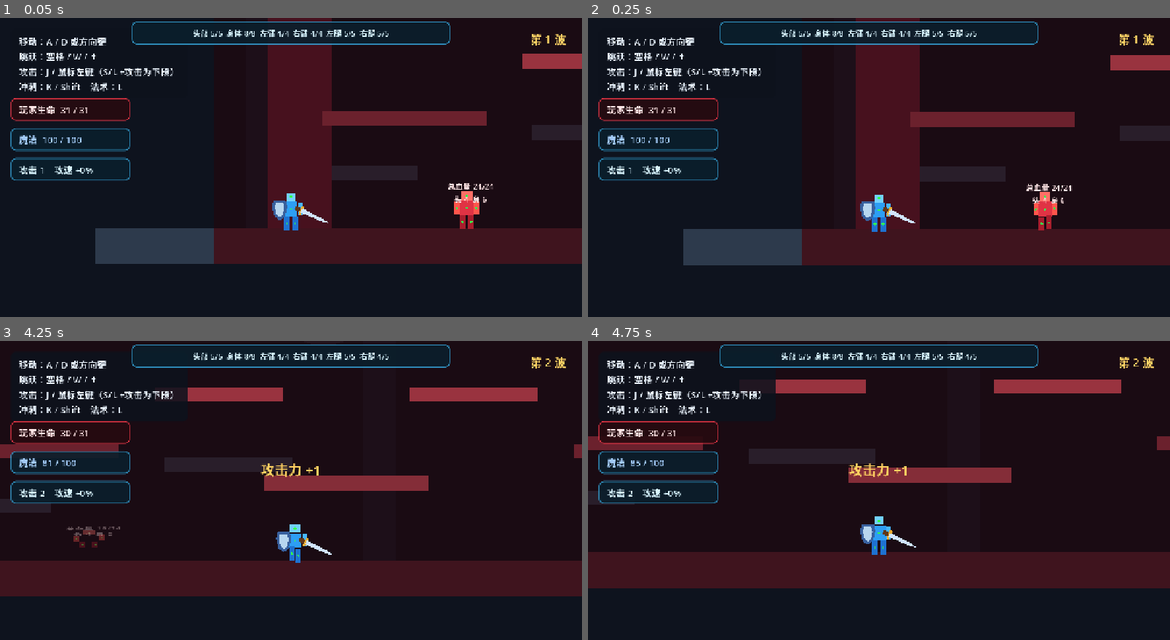
Above: before the commit, frames 1-4 (two rows, left to right).
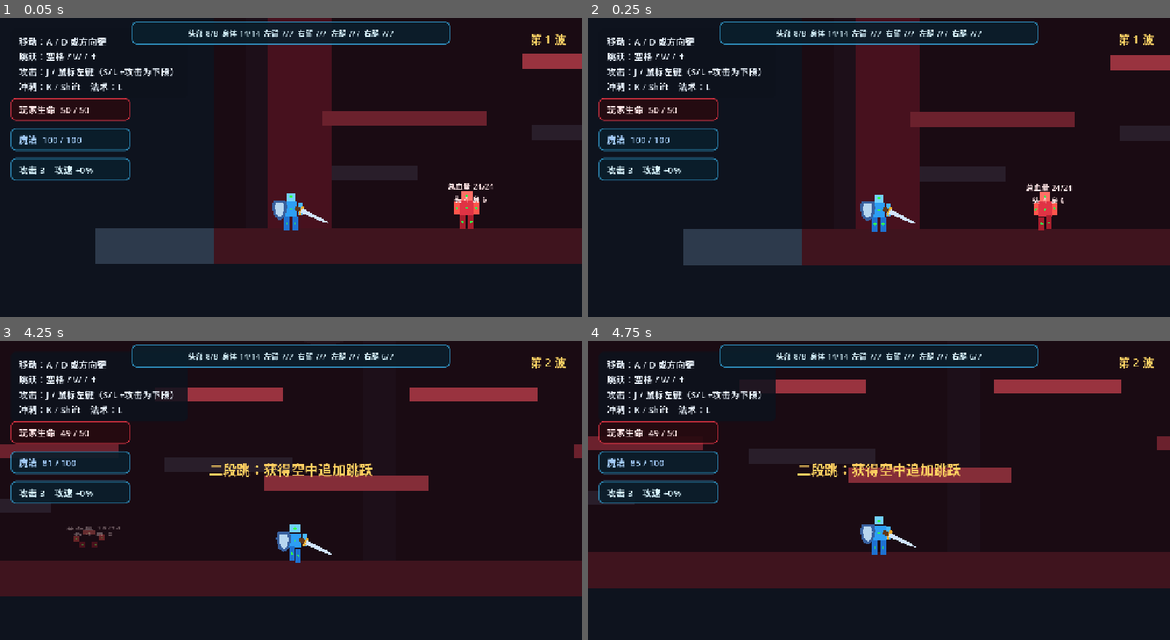
Above: after the commit, the same moments.

Repository: gaoyiyankami/holidaygame
Game: Godot game, scene res://tests/combat_smoke_test.tscn
Same seed, same stepped clock (60 frames per second), same inputs: the game is played once before the commit and once after it. This scene is started directly instead of the project's main scene.
Inputs:
- Up to frame 1 (0.05 s): no input
- Up to frame 2 (0.25 s): no input
- Up to frame 3 (4.25 s): hold D (move_right) 0.53-2.03 s; tap J (attack) at 0.6, 3.05, 3.6 s; tap Space (jump) at 0.77, 1.07, 1.52, 1.82, 2.3, 2.85, 3.02, 3.32, 3.77, 4.07 s; tap K (dash) at 0.8, 1.35, 3.8 s; tap L (spell) at 1.55, 2.1 s; hold A (move_left) 2.03-2.78 s; hold D (move_right) from 2.78 s (still down)
- Up to frame 4 (4.75 s): release D (move_right) at 4.28 s; hold A (move_left) from 4.28 s (still down); tap K (dash) at 4.35 s; tap Space (jump) at 4.52 s; tap L (spell) at 4.55 s

The runs differ from the first frame. In frame 1, 0.6% of the frame differs, in the area x 6-68%, y 3-53%; in frame 2, 0.6%; in frame 3, 1.3%, in the area x 7-68%, y 3-53%; in frame 4, 1.3%.

Commit message:
Rebalance base stats and add random upgrade choices

Diff:
--- a/scenes/main/main.tscn
+++ b/scenes/main/main.tscn
@@ -295,7 +295,7 @@
 theme_override_styles/panel = SubResource("StyleBox_health")
 
 [node name="HealthLabel" type="Label" parent="UI/HealthPanel"]
-text = "玩家生命  5 / 5"
+text = "玩家生命  50 / 50"
 theme_override_colors/font_color = Color(1, 0.9, 0.9, 1)
 theme_override_font_sizes/font_size = 20
 
@@ -307,7 +307,7 @@
 theme_override_styles/panel = SubResource("StyleBox_stats")
 
 [node name="StatsLabel" type="Label" parent="UI/StatsPanel"]
-text = "攻击 1    攻速 +0%"
+text = "攻击 3    攻速 +0%"
 theme_override_colors/font_color = Color(0.85, 0.96, 1, 1)
 theme_override_font_sizes/font_size = 20
 
@@ -331,7 +331,7 @@
 theme_override_styles/panel = SubResource("StyleBox_stats")
 
 [node name="BodyPartsLabel" type="Label" parent="UI/BodyPartsPanel"]
-text = "头部 5/5  身体 8/8  左臂 4/4  右臂 4/4  左腿 5/5  右腿 5/5"
+text = "头部 8/8  身体 14/14  左臂 7/7  右臂 7/7  左腿 7/7  右腿 7/7"
 horizontal_alignment = 1
 theme_override_colors/font_color = Color(0.85, 0.96, 1, 1)
 theme_override_font_sizes/font_size = 17
@@ -503,9 +503,7 @@
 size_flags_horizontal = 3
 text = "攻击力
 
-+1 伤害
-
-第三段同样增强"
++1 伤害"
 theme_override_font_sizes/font_size = 22
 
 [node name="SpeedButton" type="Button" parent="UI/UpgradePanel/Margin/VBox/Choices"]
@@ -514,18 +512,14 @@
 size_flags_horizontal = 3
 text = "攻击速度
 
-+15% 攻速
-
-连招更加流畅"
++20% 攻速"
 theme_override_font_sizes/font_size = 22
 
 [node name="HealthButton" type="Button" parent="UI/UpgradePanel/Margin/VBox/Choices"]
 custom_minimum_size = Vector2(230, 210)
 layout_mode = 2
 size_flags_horizontal = 3
-text = "生命上限
-
-+2 最大生命
-
-同时回复 2 点"
+text = "随机强化
+
+每次显示三项"
 theme_override_font_sizes/font_size = 22
--- a/scripts/main/main.gd
+++ b/scripts/main/main.gd
@@ -35,6 +35,19 @@
 var _pvp_kills: Dictionary = {}
 var _pvp_round_ending: bool = false
 var _multiplayer_map: String = MAP_ARENA
+var _offered_upgrades: Array[String] = []
+const UPGRADE_POOL := [
+	{"id": "attack", "title": "攻击力", "detail": "+1 伤害"},
+	{"id": "attack_speed", "title": "攻击速度", "detail": "+20% 攻速"},
+	{"id": "move_speed", "title": "移动速度", "detail": "+30% 移速"},
+	{"id": "double_jump", "title": "二段跳", "detail": "获得空中追加跳跃"},
+	{"id": "attack_range", "title": "攻击范围", "detail": "+20% 剑击范围"},
+	{"id": "part_health", "title": "肢体强化", "detail": "每个部位生命 +2"},
+	{"id": "magic_damage", "title": "魔法强化", "detail": "法术伤害 +1"},
+	{"id": "max_mana", "title": "魔力扩容", "detail": "魔法上限 +20"},
+	{"id": "mana_regen", "title": "魔力循环", "detail": "回魔速度 +25%"},
+	{"id": "dash_cooldown", "title": "疾风步", "detail": "冲刺冷却 -15%"},
+]
 
 @onready var _player: Player = $Player
 @onready var _enemy_spawn: Marker2D = $EnemySpawn
@@ -69,9 +82,9 @@
 	_player.stats_changed.connect(_on_player_stats_changed)
 	_player.died.connect(_on_player_died)
 	_player.pvp_defeated.connect(_on_pvp_player_defeated)
-	_attack_button.pressed.connect(_choose_attack_upgrade)
-	_speed_button.pressed.connect(_choose_speed_upgrade)
-	_health_button.pressed.connect(_choose_health_upgrade)
+	_attack_button.pressed.connect(_choose_upgrade.bind(0))
+	_speed_button.pressed.connect(_choose_upgrade.bind(1))
+	_health_button.pressed.connect(_choose_upgrade.bind(2))
 	_single_button.pressed.connect(_start_single_player)
 	_multi_button.pressed.connect(_show_multiplayer_menu)
 	_back_button.pressed.connect(_show_start_menu)
@@ -326,7 +339,7 @@
 			return
 		damage = attacker.get_network_melee_damage()
 	else:
-		damage = 2
+		damage = attacker.get_spell_damage()
 	var allowed_distance := 950.0 if damage_kind == "spell" else 190.0
 	if attacker.global_position.distance_to(victim.global_position) > allowed_distance:
 		return
@@ -407,22 +420,32 @@
 	_status_label.text = "第 %d 波完成！选择一项强化" % _wave
 	_status_label.visible = true
 	_upgrade_panel.visible = true
+	_roll_upgrade_choices()
 	_attack_button.grab_focus()
 
 
-func _choose_attack_upgrade() -> void:
-	_player.apply_attack_upgrade()
-	_finish_upgrade("攻击力 +1")
-
-
-func _choose_speed_upgrade() -> void:
-	_player.apply_attack_speed_upgrade()
-	_finish_upgrade("攻击速度 +15%")
-
-
-func _choose_health_upgrade() -> void:
-	_player.apply_max_health_upgrade()
-	_finish_upgrade("生命上限 +2，回复 2 点")
+func _roll_upgrade_choices() -> void:
+	var pool := UPGRADE_POOL.duplicate()
+	pool.shuffle()
+	_offered_upgrades.clear()
+	var buttons := [_attack_button, _speed_button, _health_button]
+	for index in 3:
+		var choice: Dictionary = pool[index]
+		_offered_upgrades.append(choice.id)
+		buttons[index].text = "%s\n\n%s" % [choice.title, choice.detail]
+
+
+func _choose_upgrade(index: int) -> void:
+	if index < 0 or index >= _offered_upgrades.size():
+		return
+	var upgrade_id := _offered_upgrades[index]
+	var description := ""
+	for choice in UPGRADE_POOL:
+		if choice.id == upgrade_id:
+			description = "%s：%s" % [choice.title, choice.detail]
+			break
+	_player.apply_upgrade(upgrade_id)
+	_finish_upgrade(description)
 
 
 func _finish_upgrade(message: String) -> void:
--- a/scripts/player/player.gd
+++ b/scripts/player/player.gd
@@ -35,8 +35,9 @@
 @export var jump_cut_multiplier: float = 0.45
 
 @export_category("Combat")
-@export var attack_damage: int = 1
+@export var attack_damage: int = 3
 @export var combo_reset_time: float = 0.5
+@export var spell_damage: int = 2
 
 @export_category("Magic")
 @export var max_mana: int = 100
@@ -66,6 +67,8 @@
 var _mana_regen_buffer: float = 0.0
 var _coyote_timer: float = 0.0
 var _jump_buffer_timer: float = 0.0
+var _extra_jumps: int = 0
+var _extra_jumps_left: int = 0
 var _attack_timer: float = 0.0
 var _attack_phase: AttackPhase = AttackPhase.NONE
 var _attack_kind: AttackKind = AttackKind.NORMAL
@@ -184,6 +187,7 @@
 
 	if is_on_floor():
 		_coyote_timer = coyote_time
+		_extra_jumps_left = _extra_jumps
 	else:
 		_coyote_timer = maxf(_coyote_timer - delta, 0.0)
 
@@ -219,6 +223,10 @@
 		velocity.y = jump_velocity * _jump_multiplier
 		_jump_buffer_timer = 0.0
 		_coyote_timer = 0.0
+	elif _jump_buffer_timer > 0.0 and _extra_jumps_left > 0:
+		velocity.y = jump_velocity * _jump_multiplier
+		_jump_buffer_timer = 0.0
+		_extra_jumps_left -= 1
 
 	if Input.is_action_just_released("jump") and velocity.y < 0.0:
 		velocity.y *= jump_cut_multiplier
@@ -420,24 +428,27 @@
 
 @rpc("any_peer", "call_local", "reliable")
 func apply_pvp_upgrade(upgrade_index: int) -> void:
-	match upgrade_index % 3:
-		0:
-			apply_attack_upgrade()
-		1:
-			apply_attack_speed_upgrade()
-		2:
-			apply_max_health_upgrade()
+	var upgrades := ["attack", "attack_speed", "move_speed", "double_jump", "attack_range", "part_health", "magic_damage", "max_mana", "mana_regen", "dash_cooldown"]
+	apply_upgrade(upgrades[upgrade_index % upgrades.size()])
 
 
 @rpc("any_peer", "call_local", "reliable")
 func reset_for_pvp(spawn_position: Vector2) -> void:
-	attack_damage = 1
+	attack_damage = 3
+	move_speed = 320.0
 	_attack_speed_multiplier = 1.0
 	_arm_attack_multiplier = 1.0
 	_attack_damage_multiplier = 1.0
 	_movement_multiplier = 1.0
 	_jump_multiplier = 1.0
 	_dash_multiplier = 1.0
+	_extra_jumps = 0
+	_extra_jumps_left = 0
+	spell_damage = 2
+	max_mana = 100
+	mana_regen_per_second = 8.0
+	dash_cooldown = 0.65
+	_attack_area.scale.x = 1.0
 	_can_block = true
 	_block_cooldown_timer = 0.0
 	_stop_block(false)
@@ -511,6 +522,10 @@
 	return maxi(1, roundi(base_damage * _attack_damage_multiplier))
 
 
+func get_spell_damage() -> int:
+	return spell_damage
+
+
 func _get_windup_duration(step: int) -> float:
 	if _attack_kind == AttackKind.AIR:
 		return 0.1
@@ -773,6 +788,7 @@
 	mana_changed.emit(_mana, max_mana)
 	var bolt := MAGIC_BOLT_SCENE.instantiate() as MagicBolt
 	bolt.caster = self
+	bolt.damage = spell_damage
 	bolt.direction = signf(_visual.scale.x)
 	if is_zero_approx(bolt.direction):
 		bolt.direction = 1.0
@@ -823,6 +839,7 @@
 		"spell":
 			var bolt := MAGIC_BOLT_SCENE.instantiate() as MagicBolt
 			bolt.caster = self
+			bolt.damage = spell_damage
 			bolt.direction = facing
 			if not multiplayer.is_server():
 				bolt.collision_mask = 0
@@ -854,15 +871,42 @@
 
 
 func apply_attack_speed_upgrade() -> void:
-	_attack_speed_multiplier += 0.15
+	_attack_speed_multiplier += 0.20
 	stats_changed.emit(attack_damage, get_attack_speed_bonus())
 
 
 func apply_max_health_upgrade() -> void:
-	var torso: BodyPart = _parts.get("torso")
-	if is_instance_valid(torso):
-		torso.increase_max_health(2, 2)
+	for part in _parts.values():
+		(part as BodyPart).increase_max_health(2, 2)
 	_refresh_body_health()
+
+
+func apply_upgrade(upgrade_id: String) -> void:
+	match upgrade_id:
+		"attack":
+			apply_attack_upgrade()
+		"attack_speed":
+			apply_attack_speed_upgrade()
+		"move_speed":
+			move_speed *= 1.3
+		"double_jump":
+			_extra_jumps = maxi(_extra_jumps, 1)
+			_extra_jumps_left = _extra_jumps
+		"attack_range":
+			_attack_area.scale.x *= 1.2
+		"part_health":
+			apply_max_health_upgrade()
+		"magic_damage":
+			spell_damage += 1
+		"max_mana":
+			max_mana += 20
+			_mana = mini(_mana + 20, max_mana)
+			mana_changed.emit(_mana, max_mana)
+		"mana_regen":
+			mana_regen_per_second *= 1.25
+		"dash_cooldown":
+			dash_cooldown = maxf(0.25, dash_cooldown * 0.85)
+	stats_changed.emit(attack_damage, get_attack_speed_bonus())
 
 
 func get_attack_speed_bonus() -> int:
@@ -878,12 +922,12 @@
 
 
 func _create_body_parts() -> void:
-	_add_body_part("head", "头部", 5, true, Vector2(22, 18), Vector2(0, -34), Color(0.45, 0.82, 1.0), 16)
-	_add_body_part("torso", "身体", 8, true, Vector2(28, 32), Vector2(0, -7), Color(0.18, 0.62, 0.96), 16)
-	_add_body_part("left_arm", "左臂", 4, false, Vector2(10, 28), Vector2(-21, -7), Color(0.28, 0.72, 1.0), 16)
-	_add_body_part("right_arm", "右臂", 4, false, Vector2(10, 28), Vector2(21, -7), Color(0.28, 0.72, 1.0), 16)
-	_add_body_part("left_leg", "左腿", 5, false, Vector2(11, 30), Vector2(-9, 24), Color(0.12, 0.45, 0.82), 16)
-	_add_body_part("right_leg", "右腿", 5, false, Vector2(11, 30), Vector2(9, 24), Color(0.12, 0.45, 0.82), 16)
+	_add_body_part("head", "头部", 8, true, Vector2(22, 18), Vector2(0, -34), Color(0.45, 0.82, 1.0), 16)
+	_add_body_part("torso", "身体", 14, true, Vector2(28, 32), Vector2(0, -7), Color(0.18, 0.62, 0.96), 16)
+	_add_body_part("left_arm", "左臂", 7, false, Vector2(10, 28), Vector2(-21, -7), Color(0.28, 0.72, 1.0), 16)
+	_add_body_part("right_arm", "右臂", 7, false, Vector2(10, 28), Vector2(21, -7), Color(0.28, 0.72, 1.0), 16)
+	_add_body_part("left_leg", "左腿", 7, false, Vector2(11, 30), Vector2(-9, 24), Color(0.12, 0.45, 0.82), 16)
+	_add_body_part("right_leg", "右腿", 7, false, Vector2(11, 30), Vector2(9, 24), Color(0.12, 0.45, 0.82), 16)
 
 
 func _add_body_part(
--- a/tests/combat_smoke_test.gd
+++ b/tests/combat_smoke_test.gd
@@ -8,6 +8,8 @@
 
 	var player := $Main/Player as Player
 	var enemy := $Main/TrainingDummy as TrainingDummy
+	var base_stats_ready := player.get_health() == 50 and player.max_health == 50 \
+		and player.attack_damage == 3
 	var enemy_start_x := enemy.global_position.x
 
 	await get_tree().create_timer(1.0).timeout
@@ -20,11 +22,14 @@
 
 	var upgrade_panel := $Main/UI/UpgradePanel as PanelContainer
 	var upgrade_opened := upgrade_panel.visible
+	var random_three_choices: bool = $Main.get("_offered_upgrades").size() == 3
 	var attack_button := $Main/UI/UpgradePanel/Margin/VBox/Choices/AttackButton as Button
+	$Main.set("_offered_upgrades", ["attack", "attack_speed", "part_health"])
+	attack_button.text = "攻击力\n\n+1 伤害"
 	attack_button.pressed.emit()
 	await get_tree().create_timer(0.8).timeout
 
-	var attack_upgraded := player.attack_damage == 2
+	var attack_upgraded := player.attack_damage == 4
 	var next_enemy: TrainingDummy
 	for child in $Main.get_children():
 		if child is TrainingDummy:
@@ -32,14 +37,17 @@
 			break
 	var next_wave_spawned := is_instance_valid(next_enemy)
 
-	print("Combat smoke test: moved=%s attacked=%s upgrade=%s attack_upgraded=%s next_wave=%s" % [
+	print("Combat smoke test: base=%s moved=%s attacked=%s upgrade=%s choices=%s attack_upgraded=%s next_wave=%s" % [
+		base_stats_ready,
 		enemy_moved,
 		player_was_attacked,
 		upgrade_opened,
+		random_three_choices,
 		attack_upgraded,
 		next_wave_spawned,
 	])
 
-	var passed := enemy_moved and player_was_attacked and upgrade_opened \
-		and attack_upgraded and next_wave_spawned
+	var passed := base_stats_ready and enemy_moved and player_was_attacked \
+		and upgrade_opened and random_three_choices and attack_upgraded \
+		and next_wave_spawned
 	get_tree().quit(0 if passed else 1)
--- a/tests/network_host_test.gd
+++ b/tests/network_host_test.gd
@@ -67,7 +67,7 @@
 	main.call("_on_pvp_player_defeated", 2, 1)
 	var kill_grants_upgrade := main.get_pvp_kills(1) == 1 \
 		and host_player.attack_damage > attack_before
-	var death_removes_upgrades := remote_player.attack_damage == 1
+	var death_removes_upgrades := remote_player.attack_damage == 3
 	main.set("_pvp_kills", {1: 7, 2: 0})
 	main.call("_on_pvp_player_defeated", 2, 1)
 	var eight_kills_wins := main.is_pvp_round_ending() \
Not shown, changed: README.md
